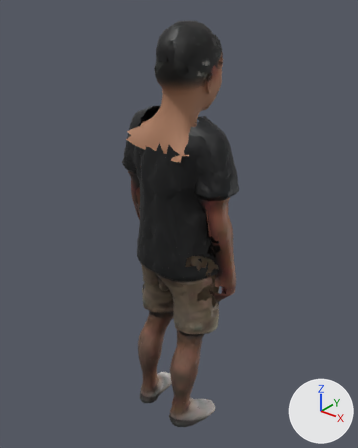
Two versions of the glTF model public/models/ma/nhanvat/tp-037.glb, one commit apart.
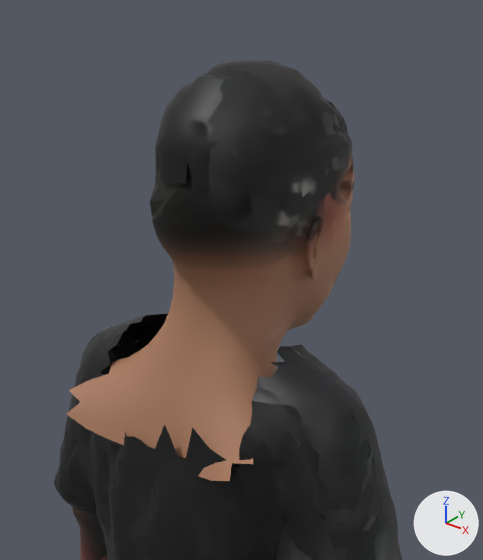
There are two pictures of each version: one whole from a 50 mm camera at (1.076, -1.369, 1.769) aimed at (-0.031, 0.015, 0.911), one close up on the part from 29% to 74% of the width and 0% to 42% of the height. Lighting does not change. The marker at lower right points along +X, +Y and +Z. The last two pictures show the newer version. Vertices at exactly the same position are counted once.

Before the edit, the objects in view are built like this:
```python
me_body = bpy.data.meshes.new('Body')
me_body.from_pydata(...)  # 15484 vertices, 23083 faces; spans x -0.27..0.26, y -0.18..0.15, z 0.0..1.66
# faces by material slot: [12795, 10288]
me_body.materials.append(mat_body)  # picture img_texture
me_body.materials.append(mat_dauchuan)
ob_body = bpy.data.objects.new('Body', me_body)
ob_body.location = (0.0, 0.0, 0.0)
```
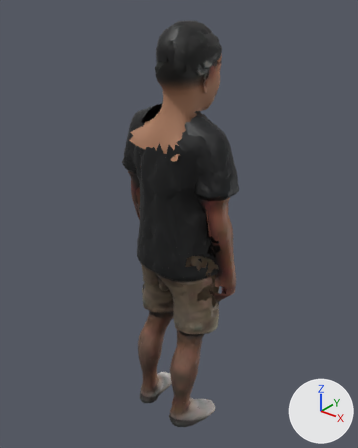
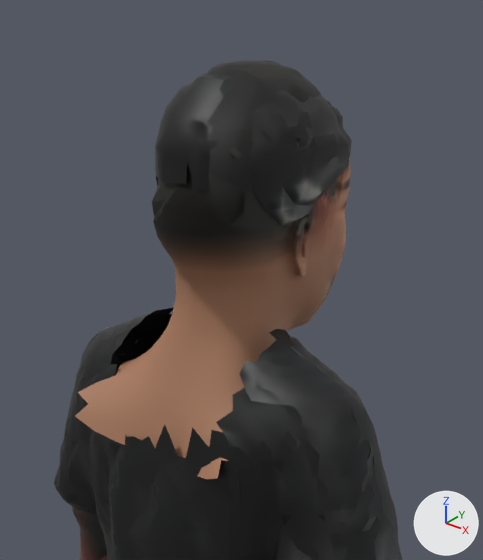
Pixel boxes (x1, y1, x2, y2) of what changed, in the close-ups (483 x 560 px; the box of a moved part takes in the faces that stretch with it):
part 1 of me_body, moved or reshaped: before (67, 81, 354, 481); after (75, 81, 350, 479)
part 2 of me_body, surface changed: before (279, 96, 342, 249); after (274, 97, 330, 281)

Patch to the scene script:
```diff
--- a/public/models/ma/nhanvat/tp-037.glb.py
+++ b/public/models/ma/nhanvat/tp-037.glb.py
@@ me_body @@
 # used by ob_body; location = (0.0, 0.0, 0.0)
-me_body.from_pydata(...)  # 15484 vertices, 23083 faces; spans x -0.27..0.26, y -0.18..0.15, z 0.0..1.66
+me_body.from_pydata(...)  # 15509 vertices, 23295 faces; spans x -0.27..0.26, y -0.18..0.15, z 0.0..1.66
+# me_body part 1: 766 vertices moved from x -0.14..0.13, y -0.16..0.13, z 1.22..1.64 to x -0.13..0.11, y -0.16..0.13, z 1.22..1.64; 640 vertices removed from x -0.13..0.13, y -0.16..0.12, z 1.24..1.57; 665 vertices added at x -0.13..0.11, y -0.16..0.12, z 1.24..1.57
+# me_body part 2: 208 kept faces spanning x -0.07..0.11, y -0.1..0.12, z 1.22..1.64 get new texture (UV) coordinates
+# other edits to the shape of me_body do not show in these pictures
 me_body.materials.append(mat_body)
```
